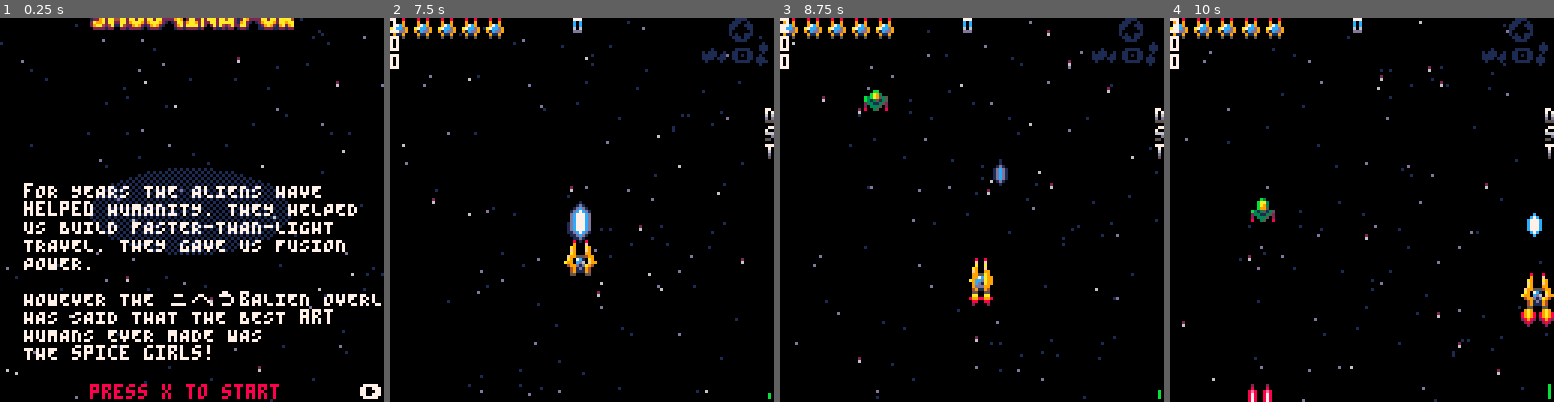
Above: before the commit, frames 1-4 (left to right).
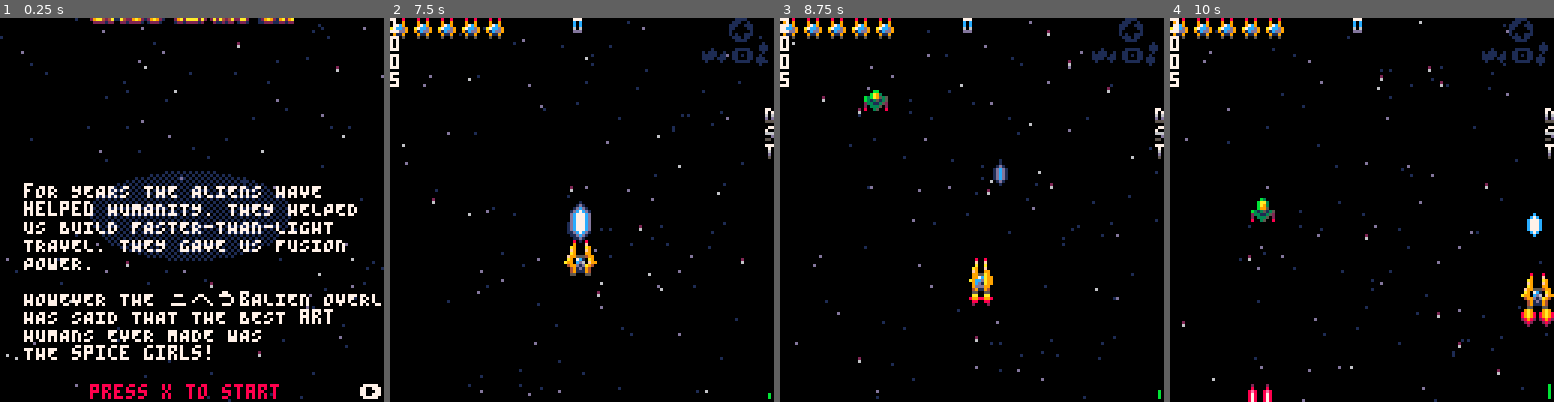
Above: after the commit, the same moments.

Repository: Athas1980/shootinator
Game: PICO-8 cartridge shootinator.p8
The game is run twice, just before and just after one commit, with the same random seed, the same clock (stepped at 60 frames per second) and the same inputs.
Inputs:
- Up to frame 1 (0.25 s): no input
- Up to frame 2 (7.5 s): tap X (X key) at 0.33, 1.07, 1.85, 2.97, 4.08, 5.2, 6.32, 7.43 s; tap O (Z key) at 0.7, 1.7, 2.1, 2.5, 2.9, 3.3, 3.7, 4.1, 4.5, 4.9, 5.3, 5.7, 6.1, 6.5, 6.9, 7.3 s; hold Right 1.6-2.1 s; hold Up 2.15-2.42 s; hold Right 2.47-3.03 s; hold Left 3.08-3.58 s; hold Down 3.63-3.97 s; hold Right 4.02-4.68 s; hold Up 4.73-5.03 s; hold Left 5.08-5.68 s; hold Down 5.73-6.03 s; hold Right 6.08-6.58 s; hold Right 6.63-7.13 s; hold Up 7.18-7.45 s
- Up to frame 3 (8.75 s): hold Right 7.5-8.07 s; tap O (Z key) at 7.7, 8.1, 8.5 s; hold Left 8.12-8.62 s; tap X (X key) at 8.55 s; hold Down from 8.67 s (still down)
- Up to frame 4 (10 s): tap O (Z key) at 8.9, 9.3, 9.7 s; release Down at 9 s; hold Right 9.05-9.72 s; tap X (X key) at 9.67 s; hold Up from 9.77 s (still down)

The runs differ from the first frame. In frame 1, 3.2% of the frame differs, in the area x 0-100%, y 0-100%; in frame 2, less than 0.1%; in frame 3, less than 0.1%; in frame 4, less than 0.1%.

Commit message:
Adds in better spline handling

Diff:
--- a/enemies.lua
+++ b/enemies.lua
@@ -9,12 +9,13 @@
 	return e
 end
 
-function create_disc_e(_x,_y,_spl)
+function create_disc_e(_x,_y,_spl,_dur)
 	local _ENV=create_mob(81,_x,_y)
 
 	merge(_ENV, read_assoc("dy=1,sn=1,hp=1,escore=50"))
 	sprs=split("81,82,83,84")
 	spl=_spl
+	dur=_dur
 	function upd(_ENV)
 		fra +=1
 		flash=max(0, flash-1)
@@ -22,13 +23,13 @@
 			sn=sn%4+1
 			s=sprs[sn]
 		end
-		if (fra/512 == 1) then
+		if (fra/dur == 1) then
 			remove(_ENV)
 		end
 	end
 	function move(_ENV)
 
-		merge(_ENV,spl(fra/512))
+		merge(_ENV,spl(fra/dur))
 	end
 
 	return _ENV
--- a/levels.lua
+++ b/levels.lua
@@ -48,87 +48,118 @@
 
 0a,9,88
 
+-- five at right again
 14,4,f4
 00,4,d4
 00,4,c4
 00,4,a4
 00,4,84
-14,5,1
-1,5,1
-1,5,1
-1,5,1
-1,5,1
-1,5,1
-1,5,1
-1,5,1
-1,5,1
-1,5,1
-1,5,1
-1,5,1
-1,5,1
-1,5,1
-10,5,2
-1,5,2
-1,5,2
-1,5,2
-1,5,2
-1,5,2
-1,5,2
-1,5,2
-1,5,2
-1,5,2
-1,5,2
+
+-- discs spline 1
+14,5,1,32
+1,5,1,32
+1,5,1,32
+1,5,1,32
+1,5,1,32
+1,5,1,32
+1,5,1,32
+1,5,1,32
+1,5,1,32
+1,5,1,32
+1,5,1,32
+1,5,1,32
+1,5,1,32
+1,5,1,32
+
+-- discs spline 2
+10,5,2,32
+1,5,2,32
+1,5,2,32
+1,5,2,32
+1,5,2,32
+1,5,2,32
+1,5,2,32
+1,5,2,32
+1,5,2,32
+1,5,2,32
+1,5,2,32
+
+
+-- discs spline 3
+
+20,5,3,64,
+1,5,3,ff
+1,5,3,ff
+1,5,3,64
+1,5,3,64
+1,5,3,64
+1,5,4,64
+1,5,4,64
+1,5,4,64
+1,5,4,64
+1,5,4,64
+
+
+
+-- formation 12
+---------------
+-- Four middle
 19,4,78
 00,4,98
 02,4,76
 00,4,96
+
+--two left & 2 right
 06,4,44
 00,4,54
 00,4,b4
 00,4,d4
+--two left and 2 right lower
 03,4,46
 00,4,56
 00,4,b6
 00,4,d6
-20,5,2
-1,5,2
-1,5,2
+
+-- disc with four enemies in middle
+20,5,2,32
+1,5,2,32
+1,5,2,32
 0,4,7a
 0,4,8a
-1,5,1
-0,5,2
+1,5,1,32
+0,5,2,32
 0,4,76
 0,4,86
-1,5,1
-0,5,2
-1,5,1
-0,5,2
-1,5,1
-0,5,2
-1,5,1
-0,5,2
-1,5,1
-0,5,2
-1,5,1
-0,5,2
-1,5,1
-0,5,2
-1,5,1
-0,5,2
-1,5,1
-0,5,2
-1,5,1
-0,5,2
-
-6,5,1
-0,5,2
-1,5,1
-0,5,2
-1,5,1
-0,5,2
-1,5,1
-0,5,2
-
+1,5,1,32
+0,5,2,32
+1,5,1,32
+0,5,2,32
+1,5,1,32
+0,5,2,32
+1,5,1,32
+0,5,2,32
+1,5,1,32
+0,5,2,32
+1,5,1,32
+0,5,2,32
+1,5,1,32
+0,5,2,32
+1,5,1,32
+0,5,2,32
+1,5,1,32
+0,5,2,32
+1,5,1,32
+0,5,2,32
+6,5,1,32
+0,5,2,32
+1,5,1,32
+0,5,2,32
+1,5,1,32
+0,5,2,32
+1,5,1,32
+0,5,2,32
+
+-- / formation
 0f,4,0e
 2,4,2c
 2,4,4a
@@ -138,6 +169,7 @@
 2,4,c3
 2,4,e1
 
+--5 flaps
 2f,1,24,8
 0,1,d4,8
 0,1,e4,8
@@ -198,15 +230,14 @@
 end
 
 function read_disc(fn_next)
-	local spl
-	if fn_next()==1 then
-		spl=spline
-	else
-		spl=spline2
-	end
-
-	return function()
-		add(mobs,	create_enemy("disc",98,-8,spl))
+	local num,dur=fn_next(),fn_next()*4
+	printh("spine#:"..num)
+	return function()
+		local en = create_enemy(
+			"disc",98,-8, splines[num]
+		)
+		en.dur=dur
+		add(mobs,en)
 	end
 end
 
--- a/shootinator.p8
+++ b/shootinator.p8
@@ -5,8 +5,8 @@
 --wes & bob
 
 --todo
---pickups
 --level intros
+-- hurt player fix
 --add enemy
 -- game over screen / death animation
 -- Add levels
@@ -62,7 +62,7 @@
 		6=0,7=0,12=0
 	]]
 
-	splines={
+	spl_dat={
 		split[[93,-17,107,6,127,42,
 		121,68,121,68,116,92,88,125,
 		64,125,64,125,39,126,2,94,3,
@@ -84,9 +84,7 @@
 		split[[40,128,56,127,88,126,88,108,88,108,88,89,40,103,40,84,40,84,40,66,88,82,88,64,88,64,88,44,39,55,40,35,40,35,41,16,89,29,88,11,88,11,87,-10,59,-9,41,-11]]
 
 	}
-	spline=read_spline(splines[3])
-	spline2=read_spline(flip_pts_x(splines[1]))
-	spinspline=read_spline(splines[2])
+	splines=read_splines(spl_dat)
 	shake=0
 	distance_blocked=false
 
@@ -476,6 +474,7 @@
 print(shots, 0,0,7)
 print(hits)
 print(kills)
+print(lives)
 end
 
 function darkened_spr(light, sp, x, y)
@@ -600,6 +599,16 @@
 	t)}
 end
 
+
+
+function read_splines(spl_dat)
+	local splines={}
+	for i=1,#spl_dat do
+		add(splines, read_spline(spl_dat[i]))
+		add(splines, read_spline(flip_pts_x(spl_dat[i])))
+	end
+	return splines
+end
 --read splines
 --expected table with multiple
 --of 8 entries.
